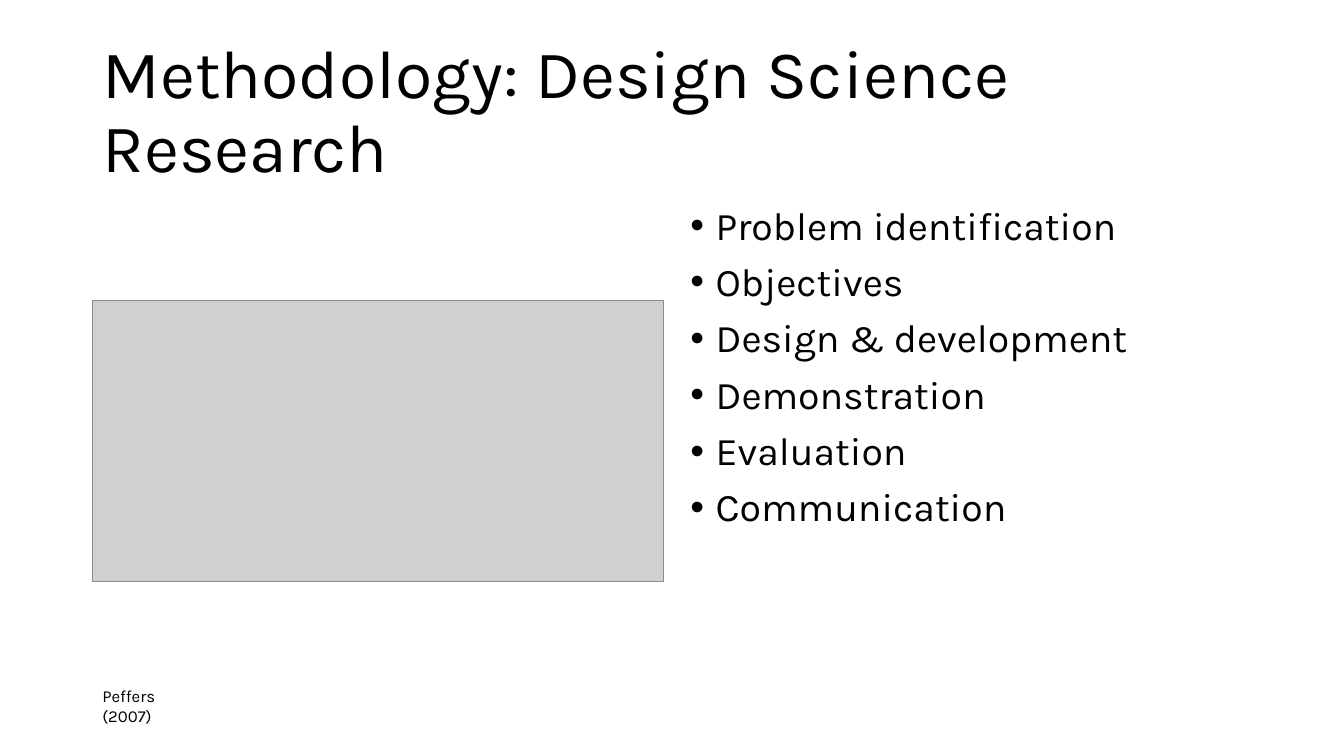
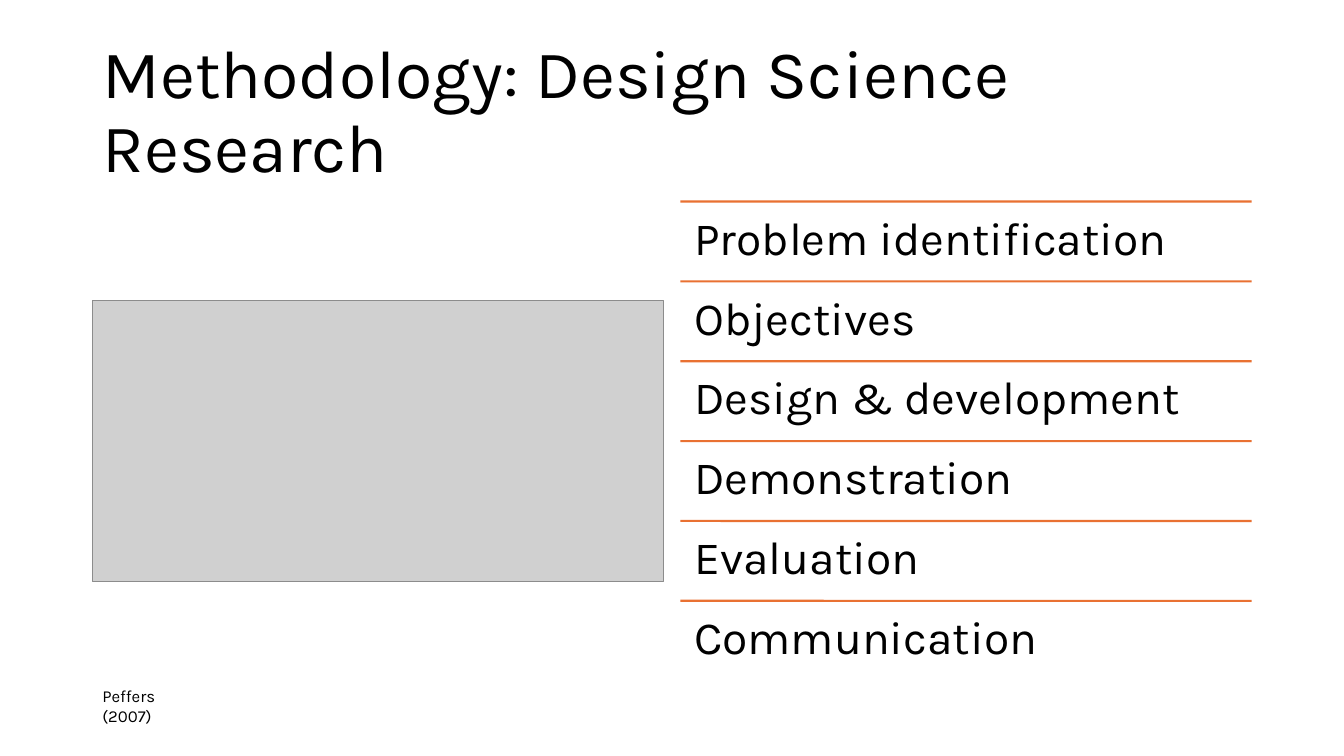
Before and after one commit to MCollins87/MScProject, a slide deck: slide 2 of Presentation/Presentation_v2.pptx. Drawn at 1344x756 pixels with LibreOffice and Linux fonts; fonts in the diff are those of the drawing; grey boxes stand for pictures. Boxes give left, top, right and bottom in pixels: in the first picture for what was removed or moved away, otherwise in the second. Text is boxed around its words. In the diff, an @@ line names an element or a change of style, - is before the commit and + after.

```diff
--- a/Presentation/Presentation_v2.pptx
+++ b/Presentation/Presentation_v2.pptx
@@ text removed at (x1=716, y1=213, x2=1127, y2=522) @@
-• Problem identification
-• Objectives
-• Design & development
-• Demonstration
-• Evaluation
-• Communication
@@ group added at (x1=681, y1=202, x2=1252, y2=655): 6 lines, 6 texts @@
+Problem identification
+Objectives
+Design & development
+Demonstration
+Evaluation
+Communication
```
Also in this commit, not shown: 24 other slides changed, 3 slides added, 1 slide removed, 1 other file.
